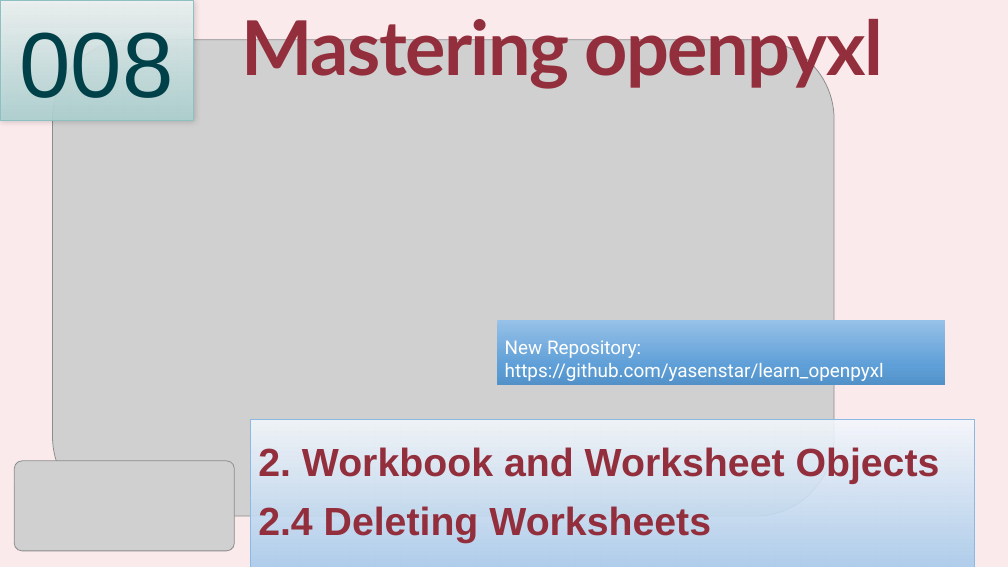
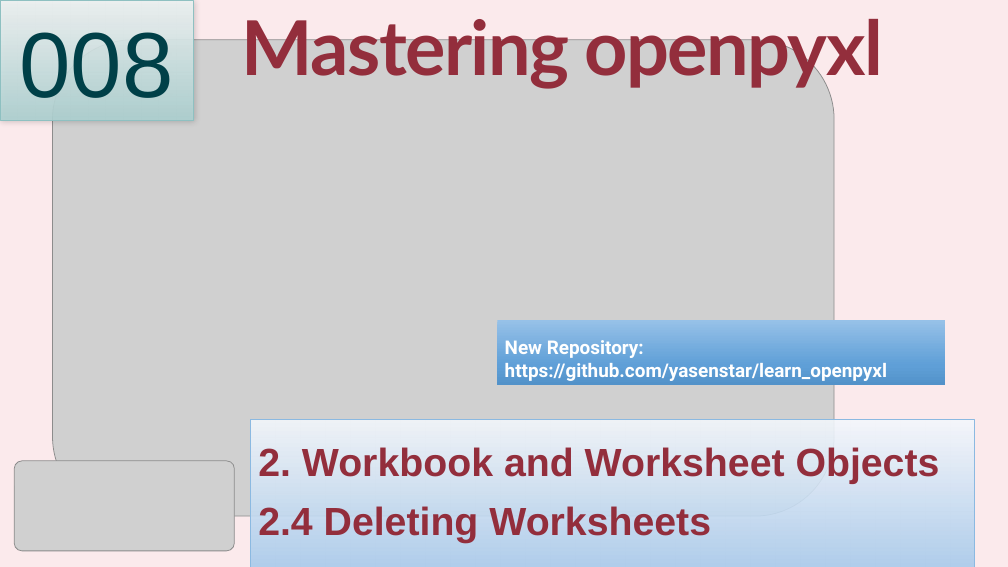
Before and after one commit to yasenstar/learn_openpyxl, a slide deck: slide 8 of Mastering_Python’s_openpyxl.pptx. Drawn at 1008x567 pixels with LibreOffice and Linux fonts; fonts in the diff are those of the drawing; grey boxes stand for pictures; background and template pictures are left out. Boxes give left, top, right and bottom in pixels: in the first picture for what was removed or moved away, otherwise in the second. Text is boxed around its words. In the diff, an @@ line names an element or a change of style, - is before the commit and + after.

```diff
--- a/Mastering_Python’s_openpyxl.pptx
+++ b/Mastering_Python’s_openpyxl.pptx
@@ rectangle "New Repository:" at (x1=498, y1=321, x2=945, y2=386): bold on @@
```
Also in this commit, not shown: 1 other file.
